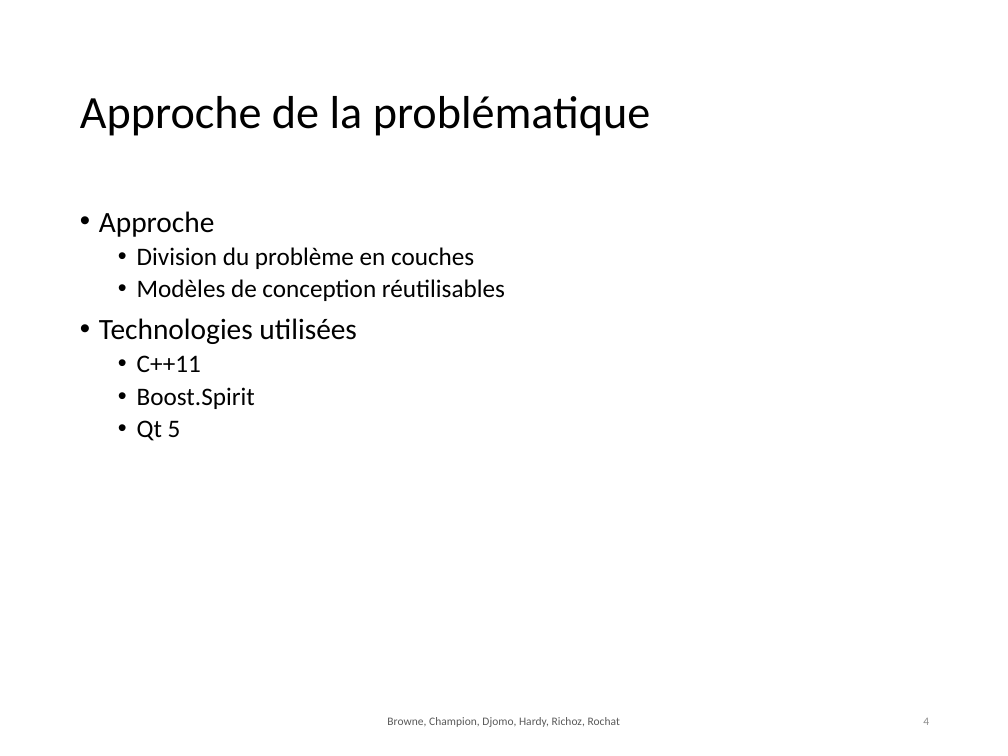
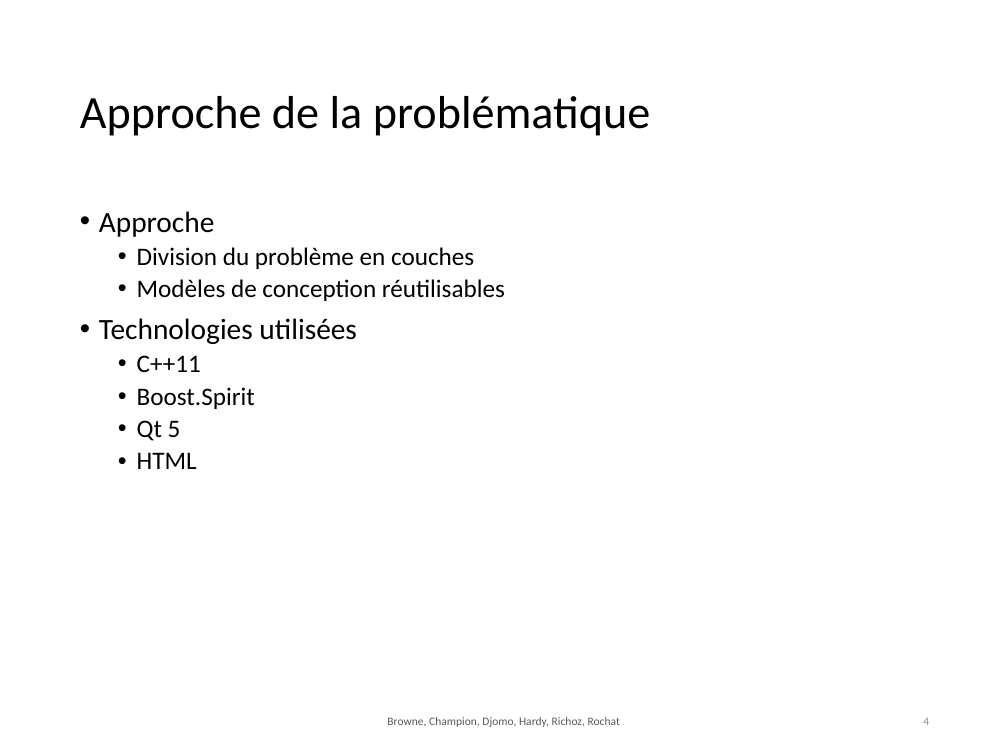
Before and after one commit to chlablak/PRO, a slide deck: slide 4 of presentation/GraphY.pptx. Drawn at 1008x756 pixels with LibreOffice and Linux fonts; fonts in the diff are those of the drawing; background and template pictures are left out. Boxes give left, top, right and bottom in pixels: in the first picture for what was removed or moved away, otherwise in the second. Text is boxed around its words. In the diff, an @@ line names an element or a change of style, - is before the commit and + after.

```diff
--- a/presentation/GraphY.pptx
+++ b/presentation/GraphY.pptx
@@ text at [137, 452, 197, 469]: paragraph added @@
+  • HTML
```
Also in this commit, not shown: 1 other slide changed.
